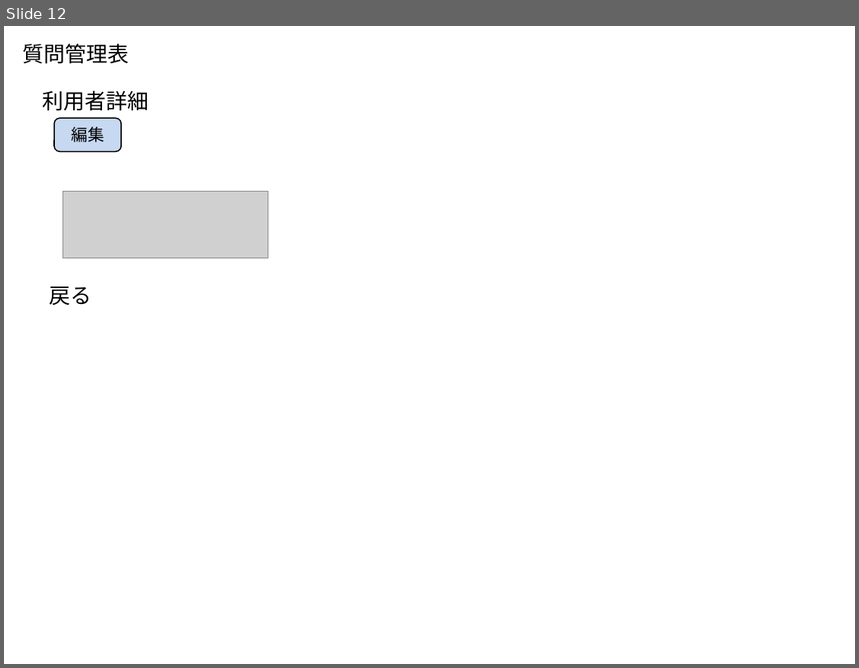
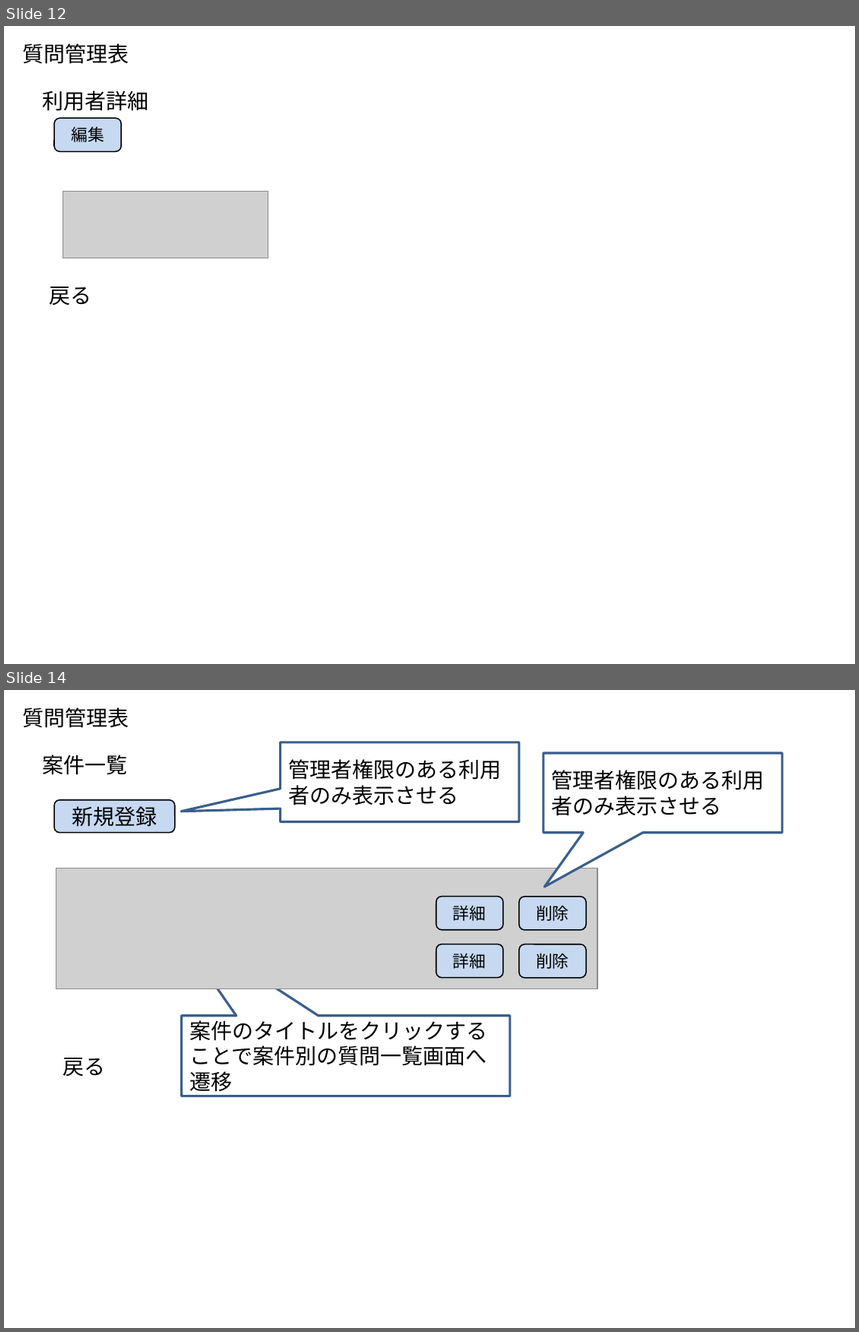
Before and after one commit to isozaki/macaron, a slide deck: document/画面一覧.pptx. Shown one above the other, each under a label of ours: slide 12 before the commit, slides 12 and 14 after it; the slides between them are not shown. The pictures are 859x668 and 859x1332 pixels, drawn with LibreOffice and Linux fonts; fonts in the diff are those of the drawing; grey boxes stand for pictures. Boxes give left, top, right and bottom in pixels: in the first picture for what was removed or moved away, otherwise in the second. Text is boxed around its words. In the diff, an @@ line names an element or a change of style, - is before the commit and + after.

Commit message:
案件管理機能を追加するにあたりドキュメントを修正

```diff
--- a/document/画面一覧.pptx
+++ b/document/画面一覧.pptx
@@ slide 14 added at (4,690,855,1328), background #FFFFFF @@
@@ text added at (22,707,129,728), 18 pt, text #000000 @@
+質問管理表
@@ text added at (43,755,128,775), 18 pt, text #000000 @@
+案件一覧
@@ speech box added at (281,742,520,822), fill #FFFFFF, outline #3A5F8C 2 pt, 18 pt, text #000000 @@
+管理者権限のある利用者のみ表示させる
@@ speech box added at (544,753,783,832), fill #FFFFFF, outline #3A5F8C 2 pt, 18 pt, text #000000 @@
+管理者権限のある利用者のみ表示させる
@@ rounded rectangle added at (54,799,175,832), fill #C6D9F1, outline #000000 1 pt, 18 pt, text #000000 @@
+新規登録
@@ picture added at (56,869,598,989) @@
@@ rounded rectangle added at (436,897,503,930), fill #C6D9F1, outline #000000 1 pt, 14 pt, text #000000 @@
+詳細
@@ rounded rectangle added at (519,897,586,930), fill #C6D9F1, outline #000000 1 pt, 14 pt, text #000000 @@
+削除
@@ rounded rectangle added at (436,945,503,978), fill #C6D9F1, outline #000000 1 pt, 14 pt, text #000000 @@
+詳細
@@ rounded rectangle added at (519,945,586,978), fill #C6D9F1, outline #000000 1 pt, 14 pt, text #000000 @@
+削除
@@ speech box added at (182,1016,510,1096), fill #FFFFFF, outline #3A5F8C 2 pt, 18 pt, text #000000 @@
+案件のタイトルをクリックすることで案件別の質問一覧画面へ遷移
@@ text added at (63,1058,105,1076), 18 pt, text #000000 @@
+戻る
```
Also in this commit, not shown: 2 slides changed, 5 other slides added, 2 other files.
